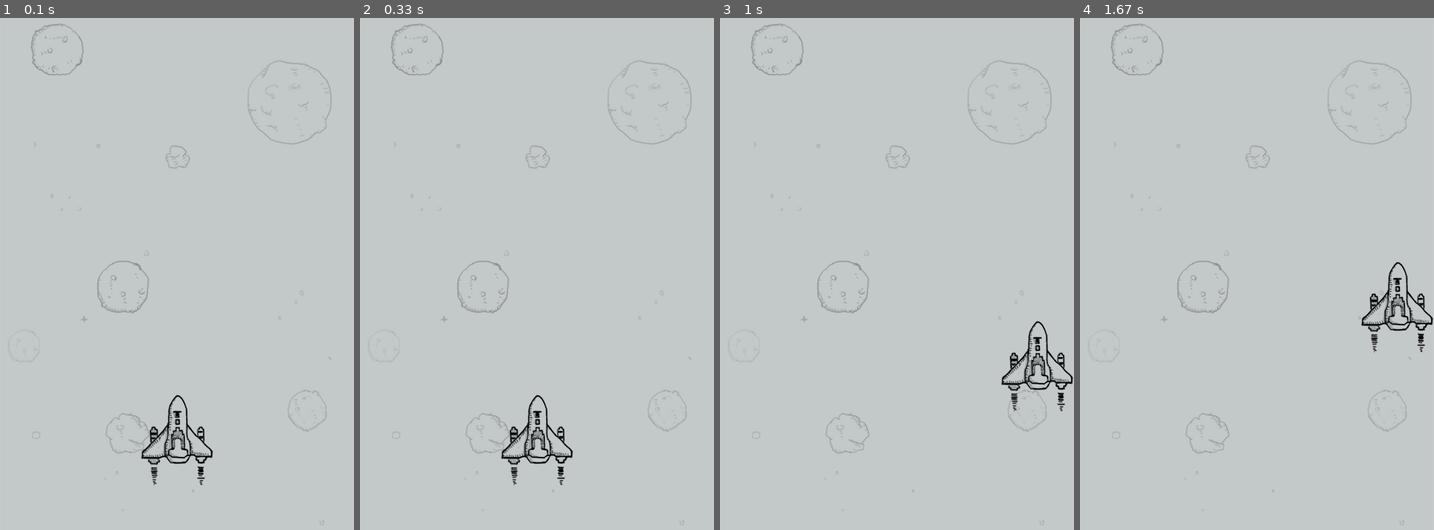
Above: before the commit, frames 1-4 (left to right).
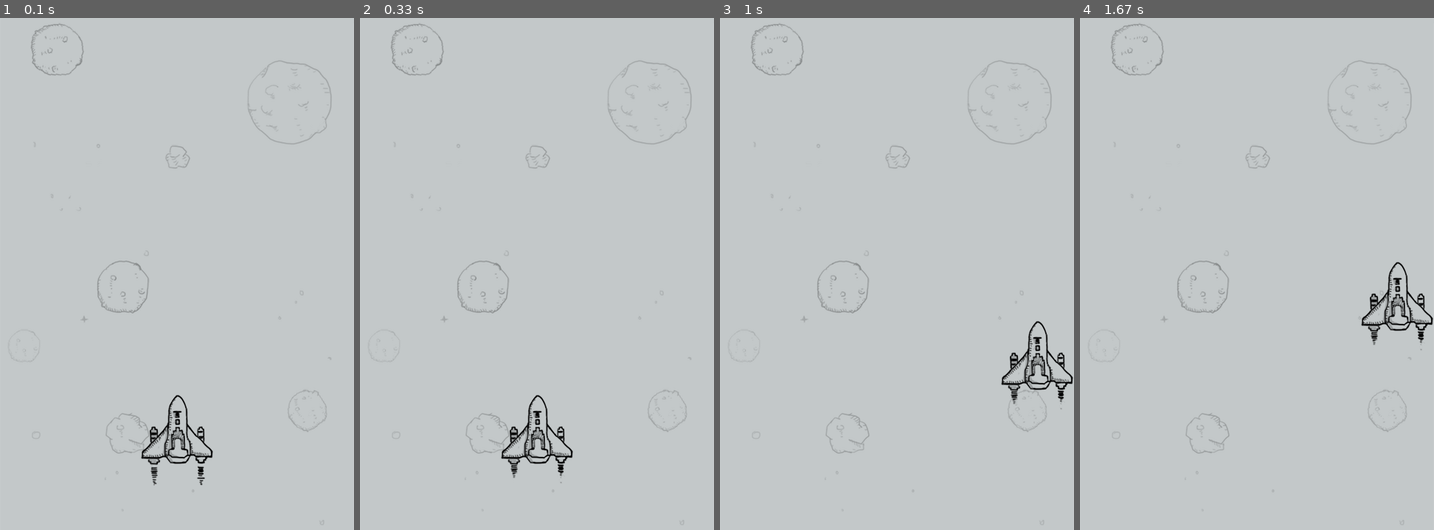
Above: after the commit, the same moments.

Repository: peanutfisher/mixer_truck
Game: pygame game, started from 202107/PYGAME/Aircraft Wars/main.py
Two runs of this game, one before a commit and one after it. Both use one fixed random seed, a clock stepped at 60 frames per second and the inputs below.
Inputs:
- Up to frame 1 (0.1 s): no input
- Up to frame 2 (0.33 s): no input
- Up to frame 3 (1 s): hold Right 0.33-0.8 s; hold Up from 0.83 s (still down)
- Up to frame 4 (1.67 s): release Up at 1.13 s

Frame 1 is identical in both runs. In frame 2, less than 0.1% of the frame differs, in the area x 42-58%, y 87-92%; in frame 3, less than 0.1%; in frame 4, less than 0.1%.

Commit message:
myplane is becoming more dynamic
use two pictures to switch constantly

Diff:
--- a/202107/PYGAME/Aircraft Wars/main.py
+++ b/202107/PYGAME/Aircraft Wars/main.py
@@ -11,7 +11,8 @@
 screen = pygame.display.set_mode(bg_size)
 pygame.display.set_caption("Aircraft Wars")
 background = pygame.image.load("images\\background.png").convert()
-myplane_image = "images\\me1.png"
+myplane_image1 = "images\\me1.png"
+myplane_image2 = "images\\me2.png"
 clock = pygame.time.Clock()
 
 running = True
@@ -44,8 +45,10 @@
 use_bomb_sound.set_volume(0.2)
 
 # create myplane
-myplane = myplane.MyPlane(myplane_image, bg_size)
+myplane = myplane.MyPlane(myplane_image1, myplane_image2, bg_size)
 key_pressed_list = []
+switch_picture = False
+counter = 120
 
 
 while running:
@@ -54,6 +57,7 @@
             pygame.quit()
             sys.exit()
 
+    # get the key_pressed list(boolean)
     key_pressed_list = pygame.key.get_pressed()
     # Use WSAD or UP/DOWN/LEFT/RIGHT to move myplane
     if key_pressed_list[K_w] or key_pressed_list[K_UP]:
@@ -68,7 +72,19 @@
     if key_pressed_list[K_d] or key_pressed_list[K_RIGHT]:
         myplane.moveRight()
 
+    # every 5 frames we change the flag of switch_picture
+    counter -= 1
+    if counter % 5 == 0:
+        switch_picture = not switch_picture
+    if not counter:
+        counter = 120
+
     screen.blit(background, (0,0))
-    screen.blit(myplane.image, myplane.rect)
+    # draw myplane with different pictures depends on flag
+    if switch_picture:
+        screen.blit(myplane.image1, myplane.rect)
+    else:
+        screen.blit(myplane.image2, myplane.rect)
+
     pygame.display.flip()
     clock.tick(60)
--- a/202107/PYGAME/Aircraft Wars/myplane.py
+++ b/202107/PYGAME/Aircraft Wars/myplane.py
@@ -3,12 +3,13 @@
 pygame.init()
 
 class MyPlane(pygame.sprite.Sprite):
-    def __init__(self, image, bg_size):
+    def __init__(self, image1,image2, bg_size):
         pygame.sprite.Sprite.__init__(self)
 
         self.width, self.height = bg_size[0], bg_size[1]
-        self.image = pygame.image.load(image).convert_alpha()
-        self.rect = self.image.get_rect()
+        self.image1 = pygame.image.load(image1).convert_alpha()
+        self.image2 = pygame.image.load(image2).convert_alpha()
+        self.rect = self.image1.get_rect()
         self.rect.left, self.rect.top = (self.width - self.rect.width) // 2, \
                             self.height - self.rect.height - 60
         self.speed = 10
